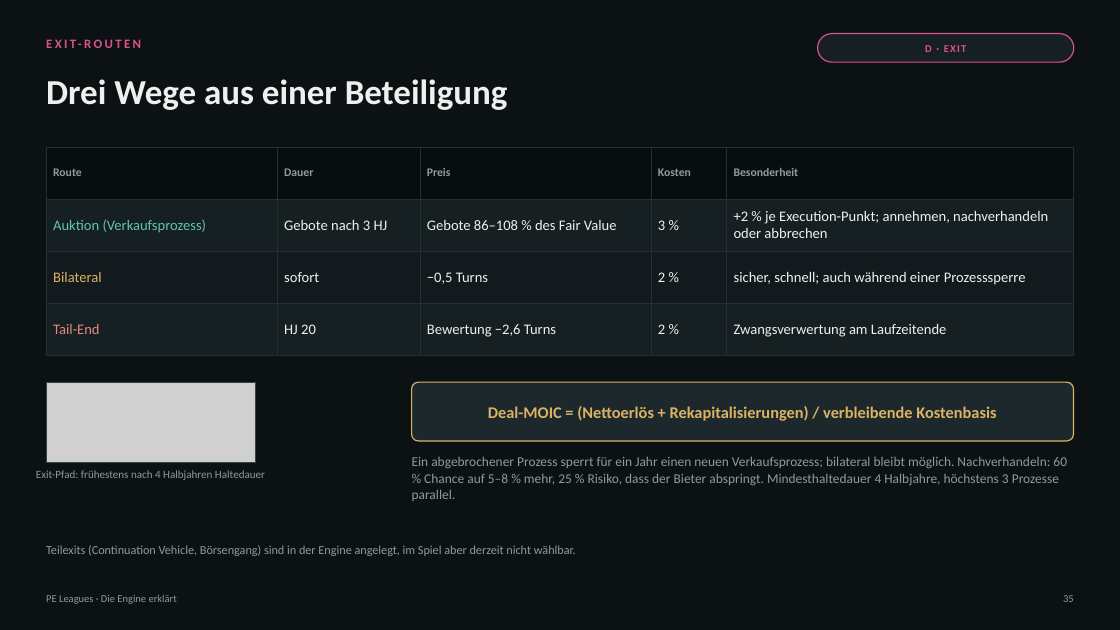
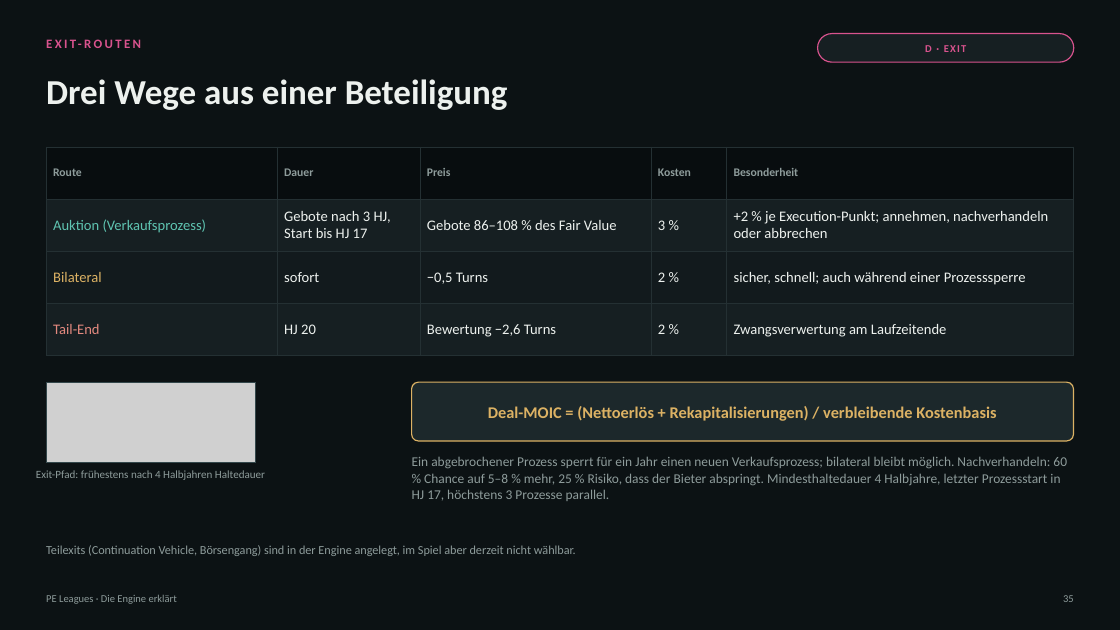
Before and after one commit to thematicum-dev/pe-leagues, a slide deck: slide 35 of docs/lehrmaterial/PE-Leagues_Engine-erklaert.pptx. Drawn at 1120x630 pixels with LibreOffice and Linux fonts; fonts in the diff are those of the drawing; grey boxes stand for pictures. Boxes give left, top, right and bottom in pixels: in the first picture for what was removed or moved away, otherwise in the second. Text is boxed around its words. In the diff, an @@ line names an element or a change of style, - is before the commit and + after.

```diff
--- a/docs/lehrmaterial/PE-Leagues_Engine-erklaert.pptx
+++ b/docs/lehrmaterial/PE-Leagues_Engine-erklaert.pptx
@@ table at bbox=[46, 147, 1074, 341] @@
-row 2, column 2: Gebote nach 3 HJ
+row 2, column 2: Gebote nach 3 HJ, Start bis HJ 17
@@ text at bbox=[412, 456, 1067, 501]: text changed @@
-Ein abgebrochener Prozess sperrt für ein Jahr einen neuen Verkaufsprozess; bilateral bleibt möglich. Nachverhandeln: 60 % Chance auf 5–8 % mehr, 25 % Risiko, dass der Bieter abspringt. Mindesthaltedauer 4 Halbjahre, höchstens 3 Prozesse parallel.
+Ein abgebrochener Prozess sperrt für ein Jahr einen neuen Verkaufsprozess; bilateral bleibt möglich. Nachverhandeln: 60 % Chance auf 5–8 % mehr, 25 % Risiko, dass der Bieter abspringt. Mindesthaltedauer 4 Halbjahre, letzter Prozessstart in HJ 17, höchstens 3 Prozesse parallel.
```
Also in this commit, not shown: 5 other slides changed, 2 other files.
